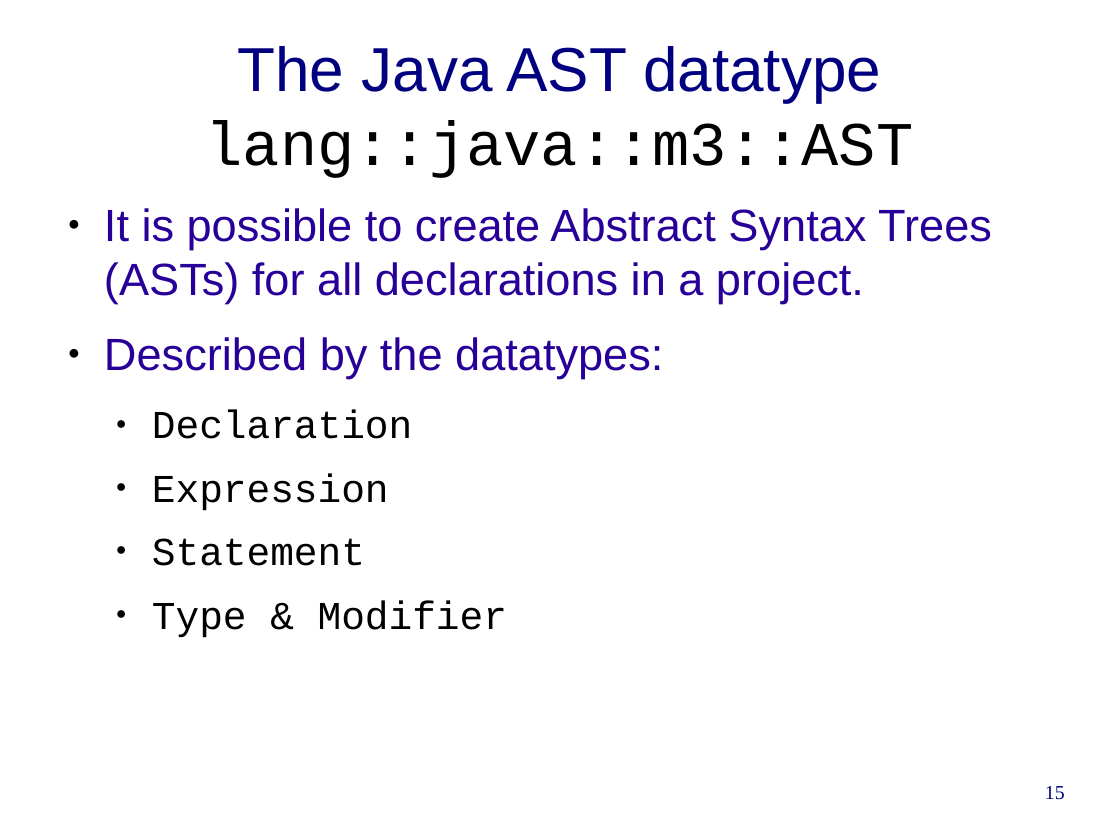
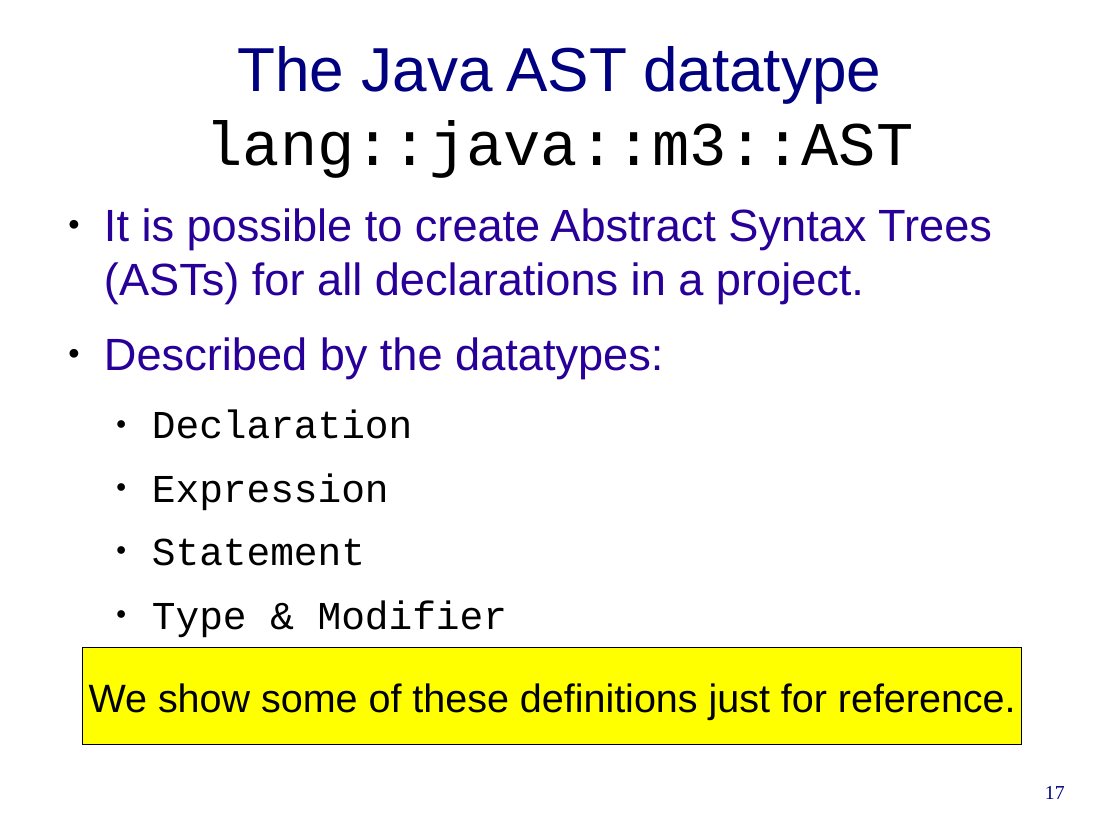
Before and after one commit to cwi-swat/rascal-course-pldi-2015, a slide deck: slide 17 of presentations/M3-overview.odp (slide 15 before the commit). Drawn at 1120x840 pixels with LibreOffice and Linux fonts; fonts in the diff are those of the drawing; background and template pictures are left out. Boxes give left, top, right and bottom in pixels: in the first picture for what was removed or moved away, otherwise in the second. Text is boxed around its words. In the diff, an @@ line names an element or a change of style, - is before the commit and + after.

```diff
--- a/presentations/M3-overview.odp
+++ b/presentations/M3-overview.odp
@@ rectangle added at (82, 647, 1022, 745), fill #FFFF00, outline #000000 0 pt, 28 pt, text #000000 @@
+We show some of these definitions just for reference.
@@ page number at (1045, 786, 1065, 799): text changed @@
-15
+17
```
Also in this commit, not shown: 7 other slides changed, 3 slides added, 1 slide removed.
